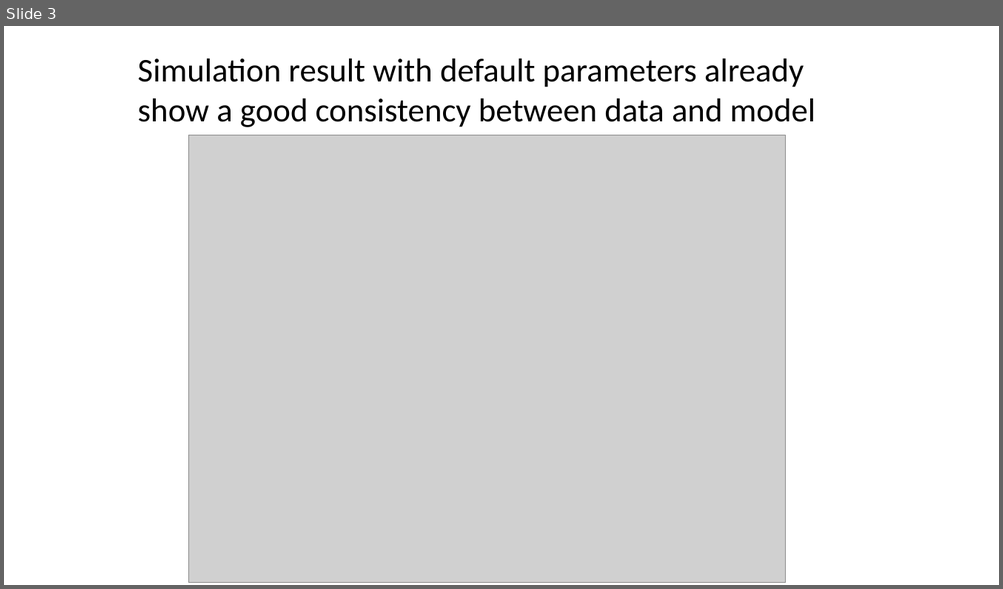
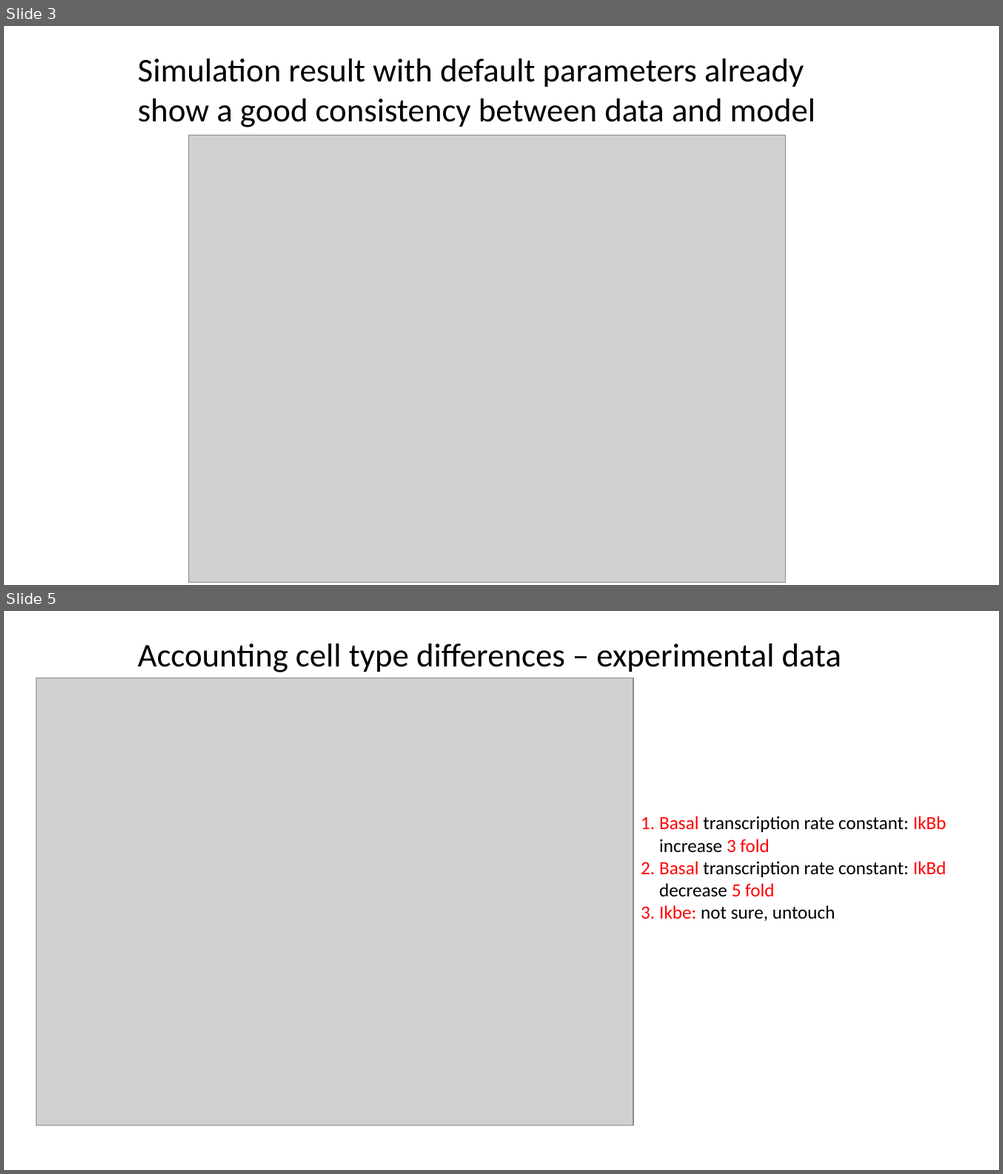
Before and after one commit to biomystery/tnf_ikbd_nfkb_model, a slide deck: doc/2016-06-10_L929cell-fit.pptx. Shown one above the other, each under a label of ours: slide 3 before the commit, slides 3 and 5 after it; the slides between them are not shown. The pictures are 1003x589 and 1003x1174 pixels, drawn with LibreOffice and Linux fonts; fonts in the diff are those of the drawing; grey boxes stand for pictures. Boxes give left, top, right and bottom in pixels: in the first picture for what was removed or moved away, otherwise in the second. Text is boxed around its words. In the diff, an @@ line names an element or a change of style, - is before the commit and + after.

Commit message:
accounting the cell type specific data

```diff
--- a/doc/2016-06-10_L929cell-fit.pptx
+++ b/doc/2016-06-10_L929cell-fit.pptx
@@ slide 5 added at [4, 611, 999, 1170], background #FFFFFF @@
@@ text added at [138, 644, 842, 672], 32 pt, text #000000 @@
+Accounting cell type differences – experimental data
@@ picture added at [36, 678, 633, 1126] @@
@@ text added at [659, 816, 946, 921], 18 pt, text #000000 @@
+1. Basal transcription rate constant: IkBb increase 3 fold
+2. Basal transcription rate constant: IkBd decrease 5 fold
+3. Ikbe: not sure, untouch
```
Also in this commit, not shown: 1 slide changed, 2 other slides added, 7 other files.
